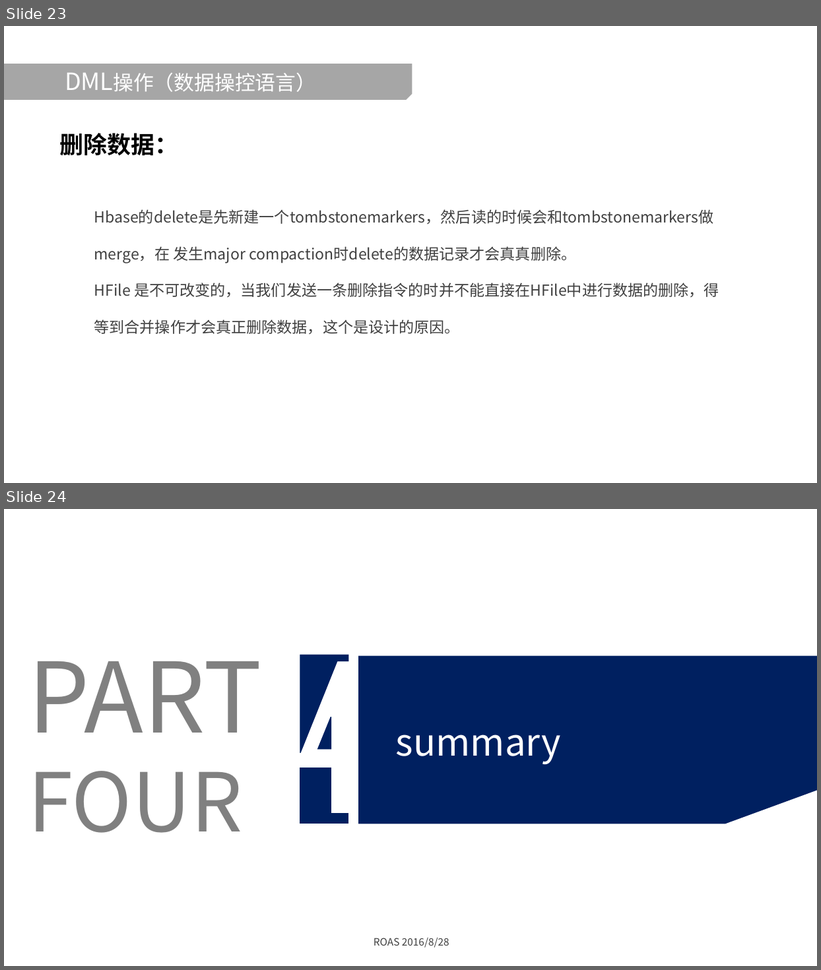
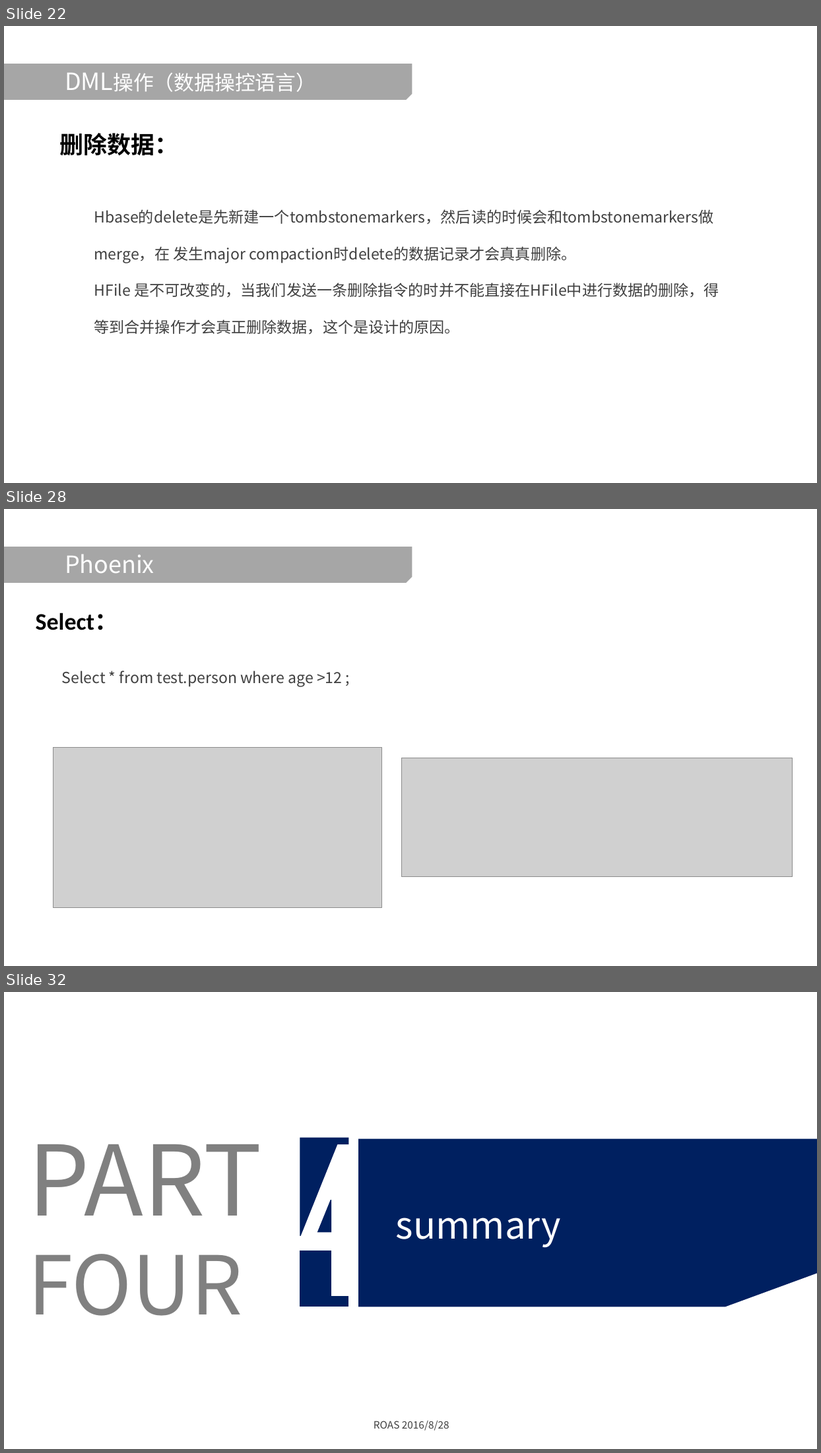
Before and after one commit to Guosmilesmile/hbaseDoc, a slide deck: Hbase学习分享.pptx. Shown one above the other, each under a label of ours: slides 23 and 24 before the commit, slides 22, 28 and 32 after it; the slides between them are not shown. The pictures are 821x970 and 821x1453 pixels, drawn with LibreOffice and Linux fonts; fonts in the diff are those of the drawing; grey boxes stand for pictures; background and template pictures are left out. Boxes give left, top, right and bottom in pixels: in the first picture for what was removed or moved away, otherwise in the second. Text is boxed around its words. In the diff, an @@ line names an element or a change of style, - is before the commit and + after.

Commit message:
add phoenix

```diff
--- a/Hbase学习分享.pptx
+++ b/Hbase学习分享.pptx
@@ slide 28 added at <box>4,509,817,966</box>, background picture (left out) @@
@@ snip rect added at <box>4,547,412,583</box>, fill #A6A6A6 @@
@@ title added at <box>65,554,154,573</box>, 28 pt, text #FFFFFF @@
+Phoenix
@@ text added at <box>36,613,118,630</box>, 28 pt, text #000000, bold @@
+Select：
@@ text added at <box>62,671,342,687</box>, 18 pt, text #404040 @@
+Select * from test.person where age >12 ;
@@ picture added at <box>54,748,382,908</box> @@
@@ picture added at <box>402,758,793,877</box> @@
@@ what was slide 23 is now slide 22 @@
@@ what was slide 24 is now slide 32 @@
```
Also in this commit, not shown: 3 slides changed, 7 other slides added.
